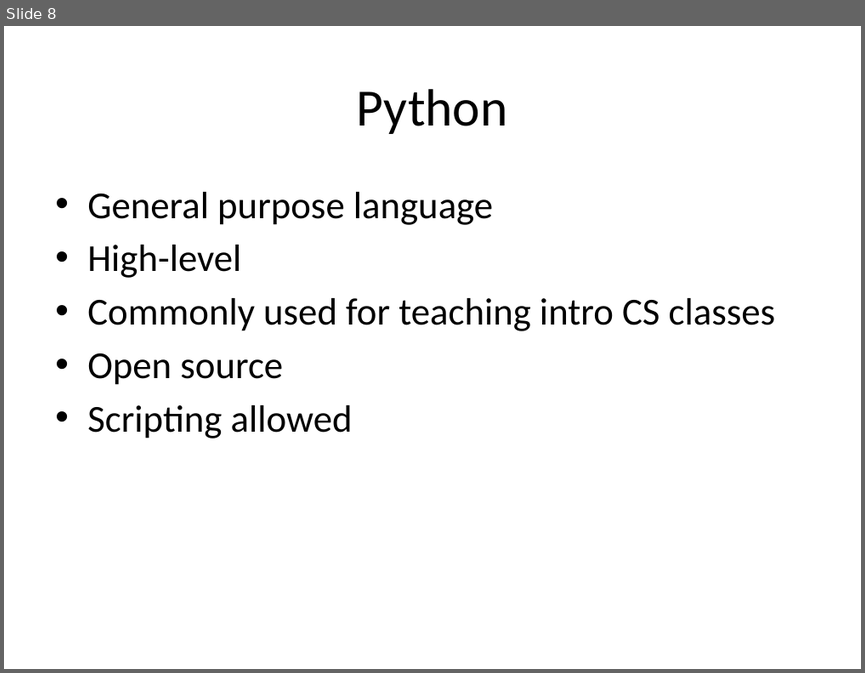
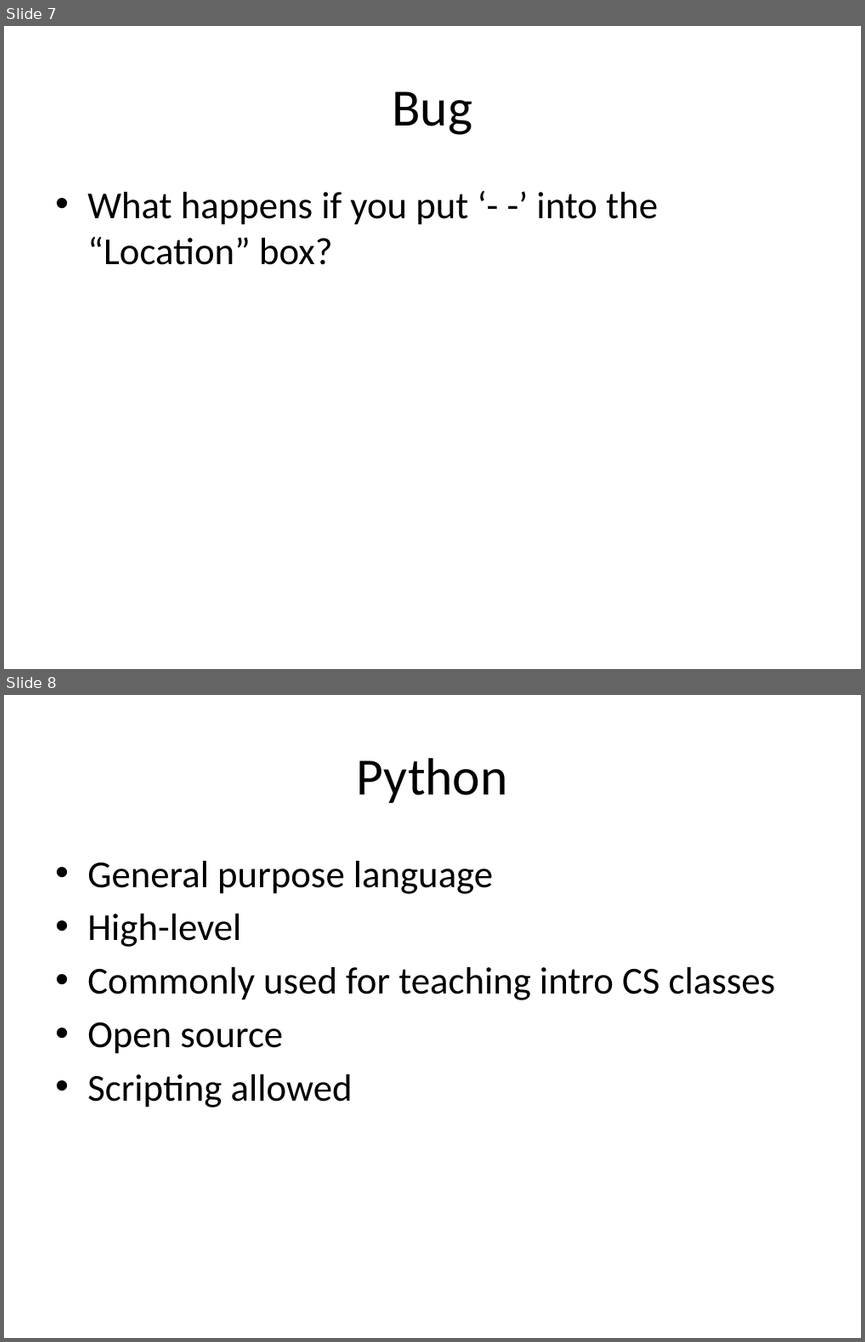
Before and after one commit to lkloh/USArray, a slide deck: InstallingCommonPrograms/InstallingSoftware.pptx. Shown one above the other, each under a label of ours: slide 8 before the commit, slides 7 and 8 after it. The pictures are 865x673 and 865x1342 pixels, drawn with LibreOffice and Linux fonts; fonts in the diff are those of the drawing. Boxes give left, top, right and bottom in pixels: in the first picture for what was removed or moved away, otherwise in the second. Text is boxed around its words. In the diff, an @@ line names an element or a change of style, - is before the commit and + after.

```diff
--- a/InstallingCommonPrograms/InstallingSoftware.pptx
+++ b/InstallingCommonPrograms/InstallingSoftware.pptx
@@ slide 7 added at (x1=4, y1=26, x2=861, y2=669), background #FFFFFF @@
@@ title added at (x1=392, y1=91, x2=472, y2=135), 44 pt, text #000000 @@
+Bug
@@ text added at (x1=87, y1=192, x2=658, y2=265), 32 pt, text #000000 @@
+• What happens if you put ‘- -’ into the “Location” box?
```
Also in this commit, not shown: 3 slides changed, 1 other file.
